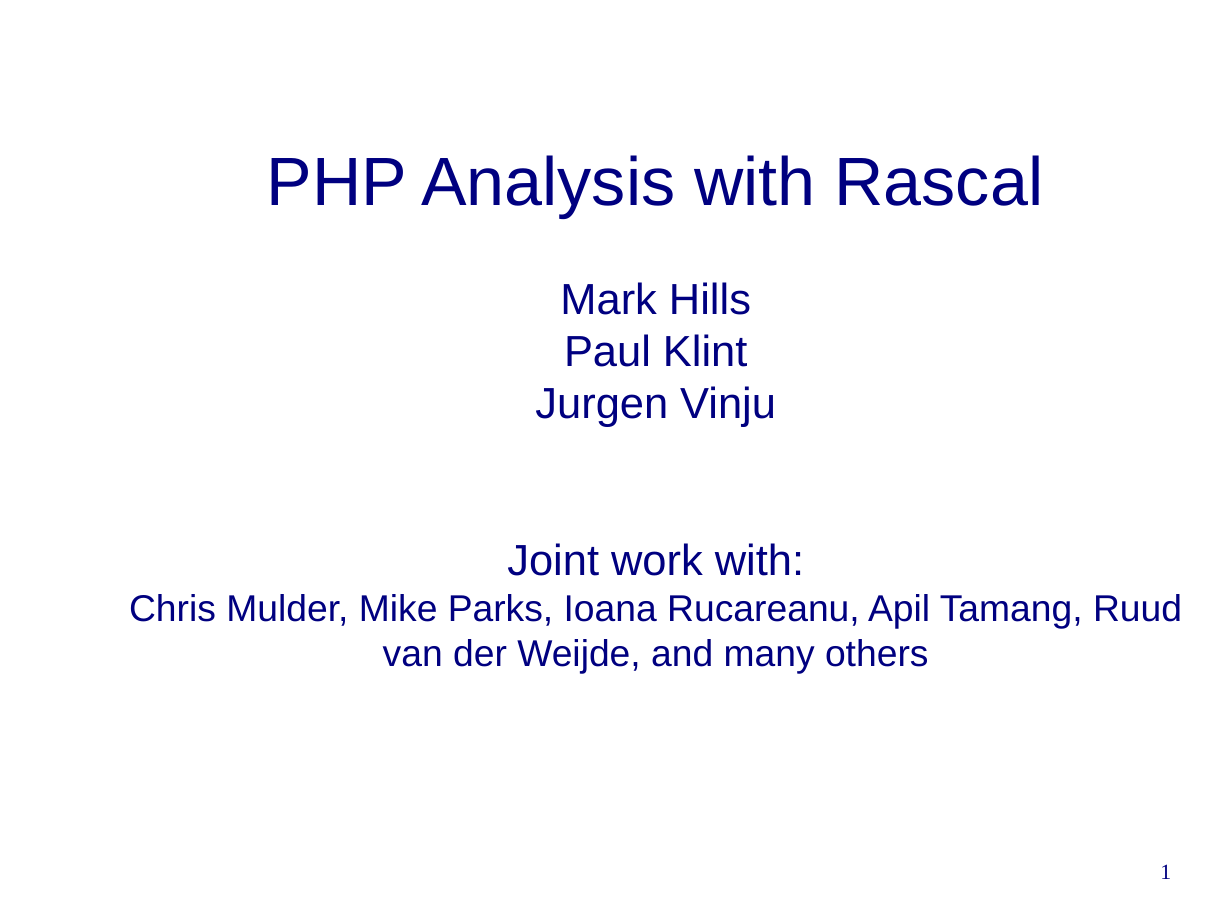
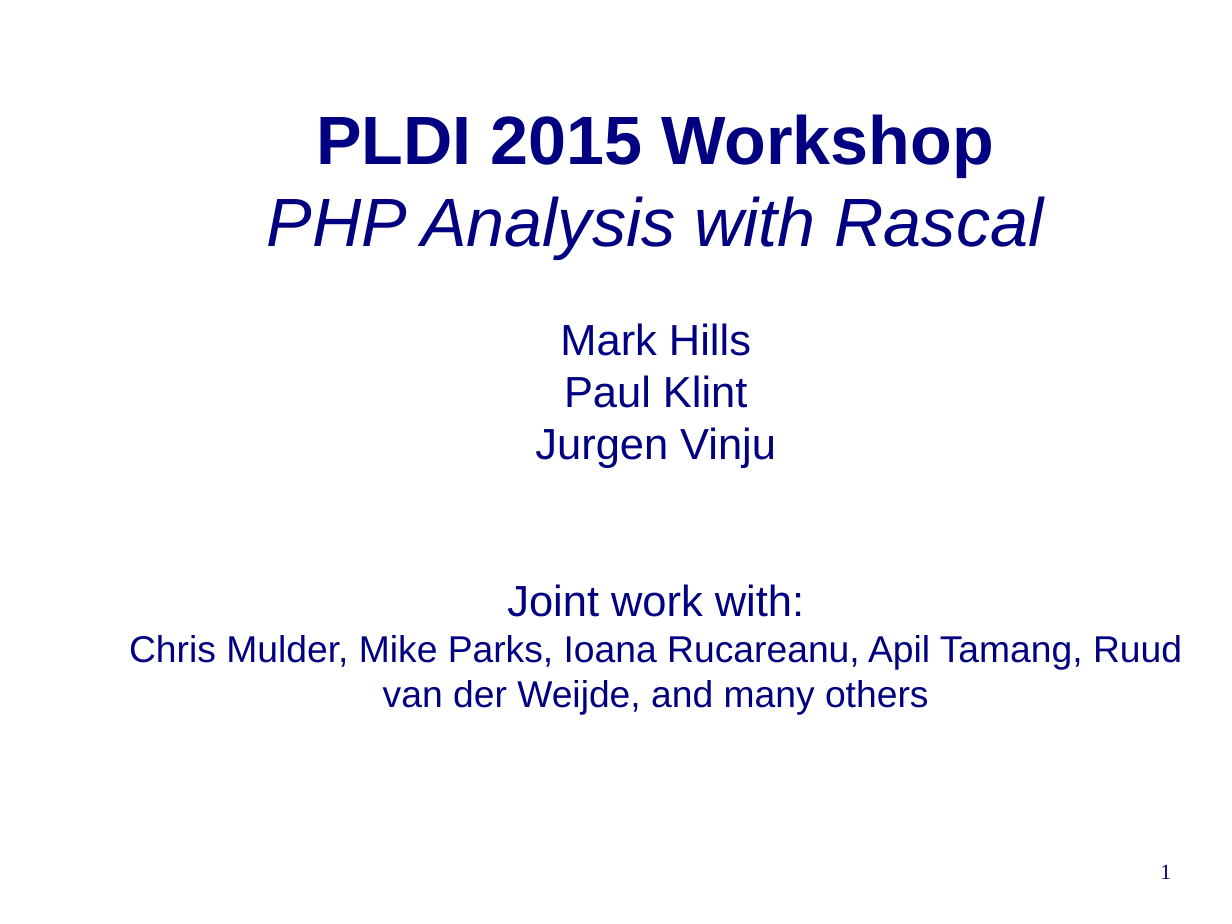
Before and after one commit to cwi-swat/rascal-course-pldi-2015, a slide deck: slide 1 of presentations/PHP-analysis.odp. Drawn at 1232x924 pixels with LibreOffice and Linux fonts; fonts in the diff are those of the drawing; background and template pictures are left out. Boxes give left, top, right and bottom in pixels: in the first picture for what was removed or moved away, otherwise in the second. Text is boxed around its words. In the diff, an @@ line names an element or a change of style, - is before the commit and + after.

```diff
--- a/presentations/PHP-analysis.odp
+++ b/presentations/PHP-analysis.odp
@@ title at [129,114,1182,714]: text changed @@
-PHP Analysis with Rascal
-Mark Hills
-Paul Klint
-Jurgen Vinju
-Joint work with:
-Chris Mulder, Mike Parks, Ioana Rucareanu, Apil Tamang, Ruud van der Weijde, and many others
+PLDI 2015 Workshop
+PHP Analysis with Rascal
+Mark Hills
+Paul Klint
+Jurgen Vinju
+Joint work with:
+Chris Mulder, Mike Parks, Ioana Rucareanu, Apil Tamang, Ruud van der Weijde, and many others
```
Also in this commit, not shown: 1 other file.
